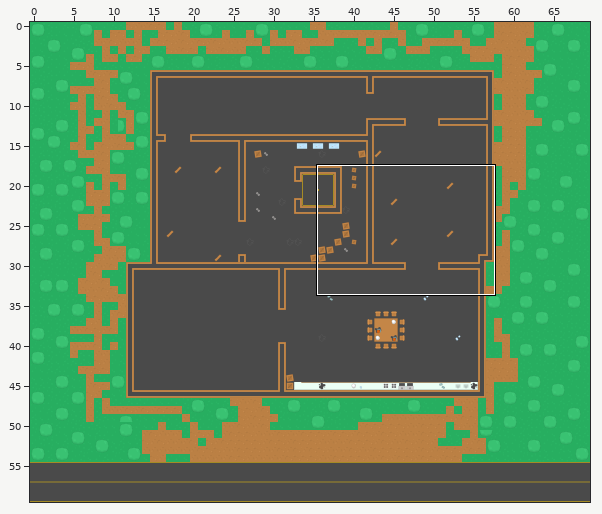
Tiled map -- assets/maps/level3.tmx. The picture above shows the old version from afar; the outline marks the close-up.
Close-up. Before the commit:
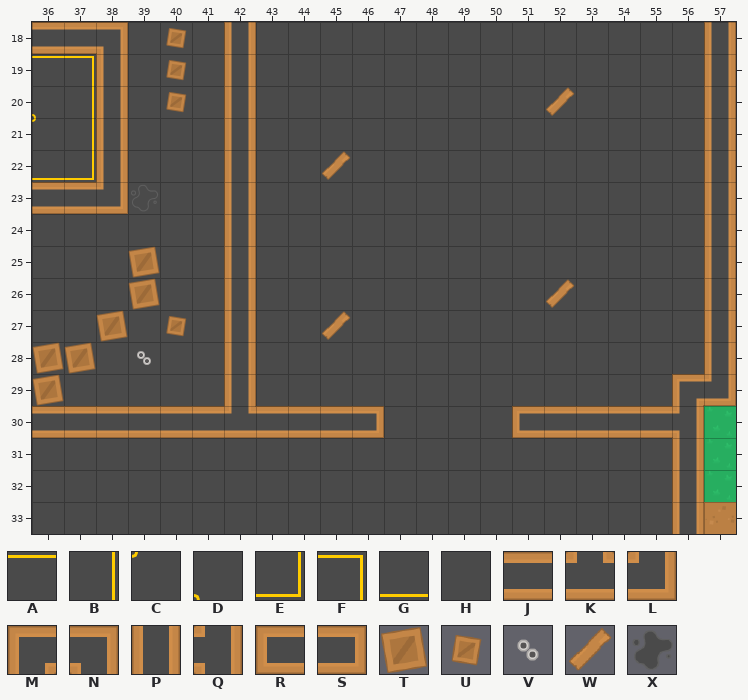
Cells are 64x64 px. Shown: x 36..57, y 18..33. The commit also changed other parts of the map, which this record leaves out.
Key: from "tilesheet_complete": A 29, B 29 turned 90, C 30 turned 180, D 30 turned 90, E 32 turned 180, F 32 turned 90, G 56, H 85, J 119, K 121, L 145, M 145 turned 180, N 145 turned 270, P 146, Q 148, R 150, S 150 flipped left-right, T 155, U 156, V 187, W 264, X 319.
_ is an empty cell.
Layers that did not change in this view are not listed.
Layer "walls" before, first column x 36:
18 JJNHUHPHHHHHHHH______P
19 AFPHUHPHHHHHHHH______P
20 DBPHUHPHHHHHHHH______P
21 CBPHHHPHHHHHHHH______P
22 GEPHHHPHHHHHHHH______P
23 JJLHHHPHHHHHHHH______P
24 HHHHHHPHHHHHHHH______P
25 HHHTHHPHHHHHHHH______P
26 HHHTHHPHHHHHHHH______P
27 HHTHUHPHHHHHHHH______P
28 TT____P______________P
29 T_____P_____________ML
30 JJJJJJKJJJS____RJJJJQ_
31 ____________________P_
32 ____________________P_
33 ____________________P_
Layer "decorations" before, first column x 36:
18 ______________________
19 ______________________
20 ________________W_____
21 ______________________
22 _________W____________
23 ___X__________________
24 ______________________
25 ______________________
26 ________________W_____
27 _________W____________
28 ___V__________________
29 ______________________
30 ______________________
31 ______________________
32 ______________________
33 ______________________
The same view after the edit:
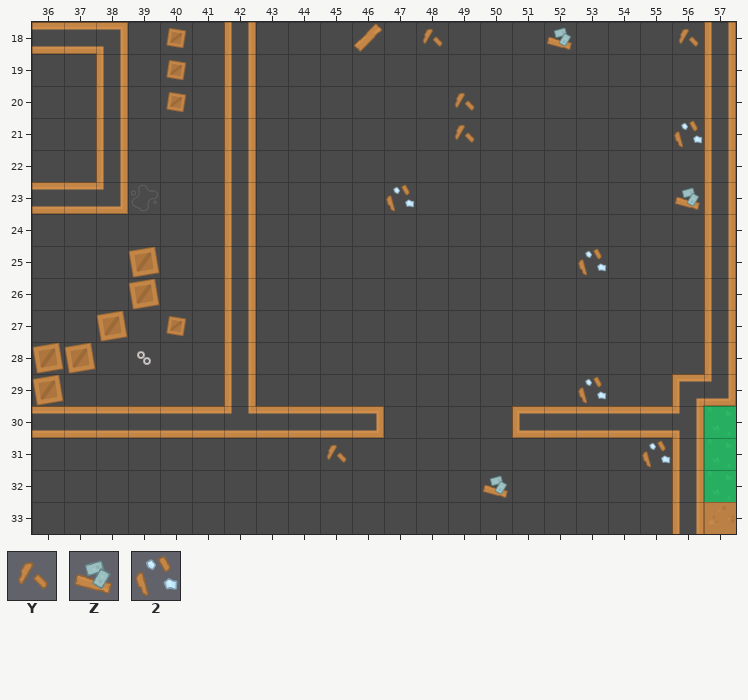
Further tiles: from "tilesheet_complete": Y 265, Z 291, 2 292.
Changes in this commit:
Layer "walls":
y 18: x 46 H -> _; x 48 H -> _
y 19: x 36..37 AF -> __
y 20..21: x 37 B -> _; x 49 H -> _
y 22: x 36..37 GE -> __; x 45 H -> _
y 23: x 47 H -> _
y 27: x 45 H -> _
Layer "decorations":
y 18: x 46 _ -> W; x 48 _ -> Y; x 52 _ -> Z; x 56 _ -> Y
y 20: x 49 _ -> Y; x 52 W -> _
y 21: x 49 _ -> Y; x 56 _ -> 2
y 22: x 45 W -> _
y 23: x 47 _ -> 2; x 56 _ -> Z
y 25: x 53 _ -> 2
y 26: x 52 W -> _
y 27: x 45 W -> _
y 29: x 53 _ -> 2
y 31: x 45 _ -> Y; x 55 _ -> 2
y 32: x 50 _ -> Z
